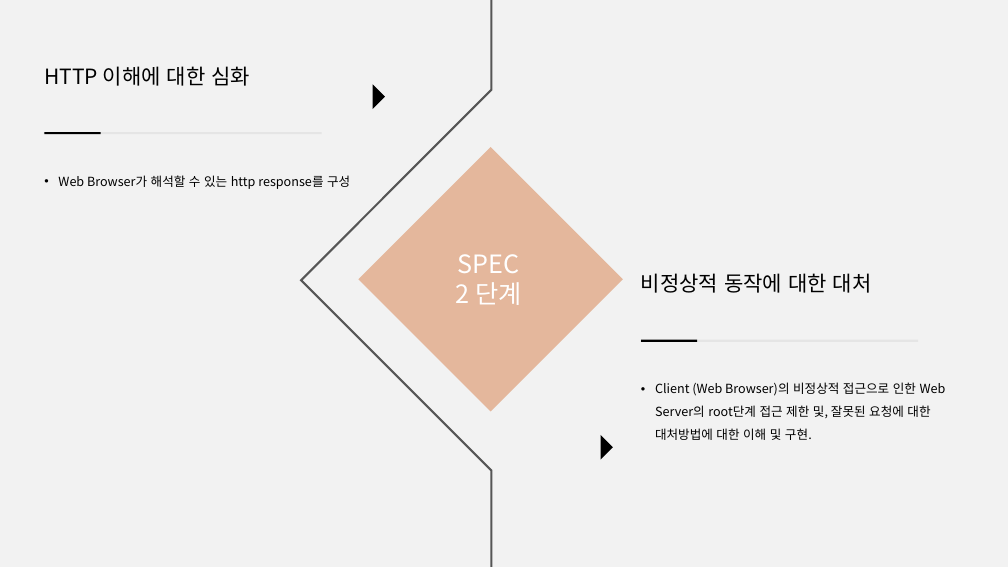
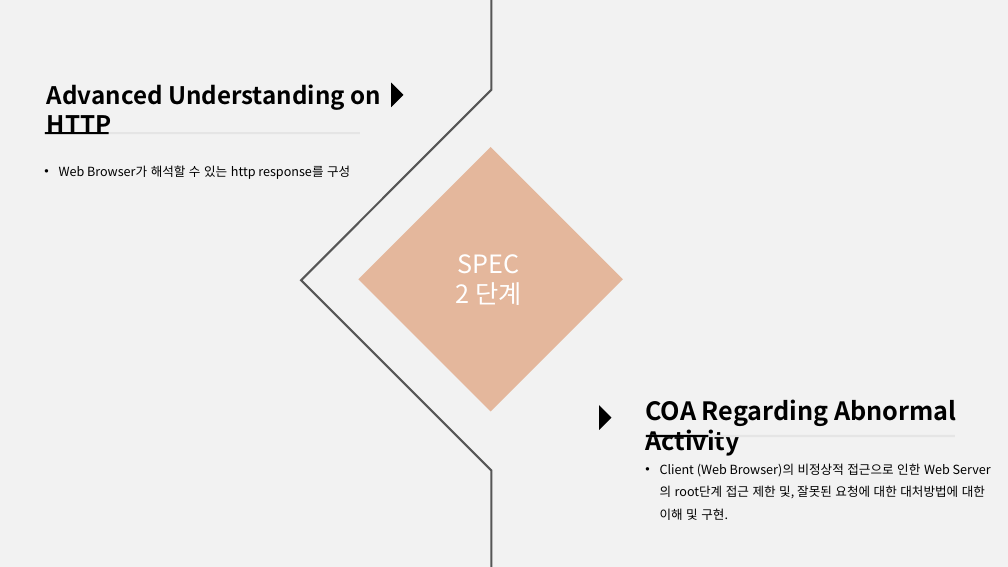
Before and after one commit to tjdans1114/PITT, a slide deck: slide 12 of Documents/창의적통합설계0921발표.pptx (slide 9 before the commit). Drawn at 1008x567 pixels with LibreOffice and Linux fonts; fonts in the diff are those of the drawing. Boxes give left, top, right and bottom in pixels: in the first picture for what was removed or moved away, otherwise in the second. Text is boxed around its words. In the diff, an @@ line names an element or a change of style, - is before the commit and + after.

```diff
--- a/Documents/창의적통합설계0921발표.pptx
+++ b/Documents/창의적통합설계0921발표.pptx
@@ text at (47, 84, 382, 134): text changed; size 20 to 23 pt; bold on @@
-HTTP 이해에 대한 심화
+Advanced Understanding on HTTP
@@ freeform shape: place and size @@
-freeform shape at (360, 84, 385, 109)
+freeform shape at (379, 83, 404, 107)
@@ line moved from (44, 133) - (321, 133) to (44, 133) - (360, 133) @@
@@ line moved from (45, 133) - (101, 133) to (45, 133) - (109, 133) @@
@@ text "Web Browser가 해석할 수 있는 ...": place and size @@
-text "Web Browser가 해석할 수 있는 ..." at (58, 175, 350, 189)
+text "Web Browser가 해석할 수 있는 ..." at (59, 165, 350, 179)
@@ text removed at (641, 273, 872, 293) @@
-비정상적 동작에 대한 대처
@@ freeform shape: place and size @@
-freeform shape at (588, 435, 613, 460)
+freeform shape at (587, 405, 612, 430)
@@ text added at (645, 399, 956, 456), 24 pt, text #000000, bold @@
+COA Regarding Abnormal Activity
@@ line moved from (640, 341) - (918, 341) to (645, 436) - (955, 436) @@
@@ line moved from (641, 341) - (697, 341) to (646, 436) - (709, 436) @@
@@ text "Client (Web Browser)의 비정상적 접근으로 ..." rewrapped from (655, 382, 946, 440) to (660, 463, 985, 520) @@
```
Also in this commit, not shown: 10 other slides changed, 3 slides added, 6 other files.
